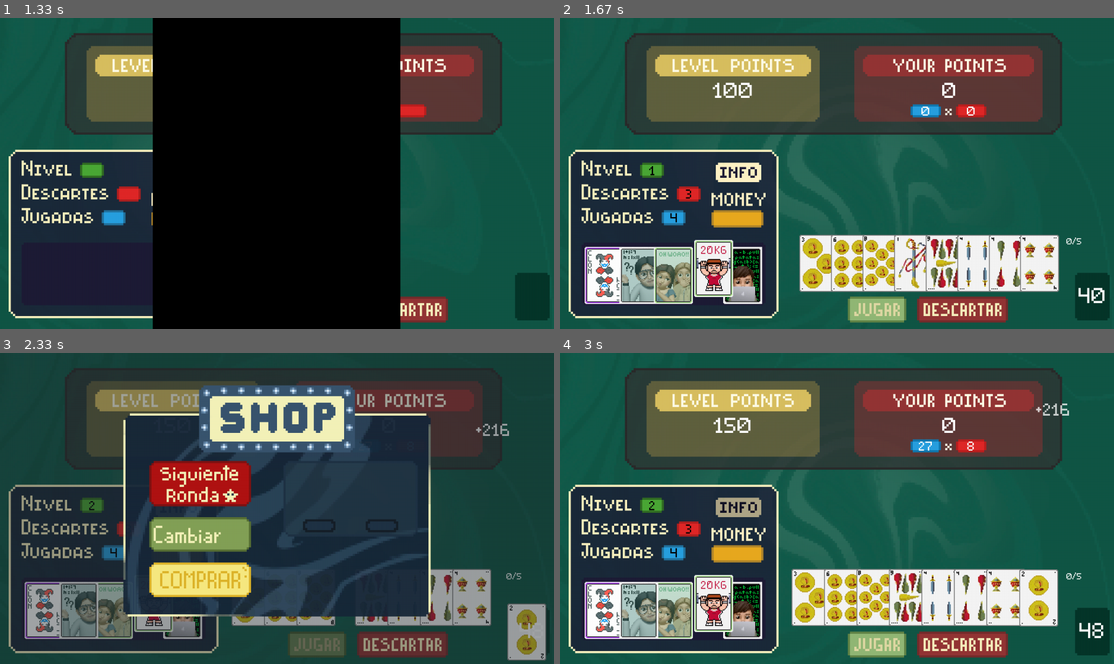
Above: before the commit, frames 1-4 (two rows, left to right).
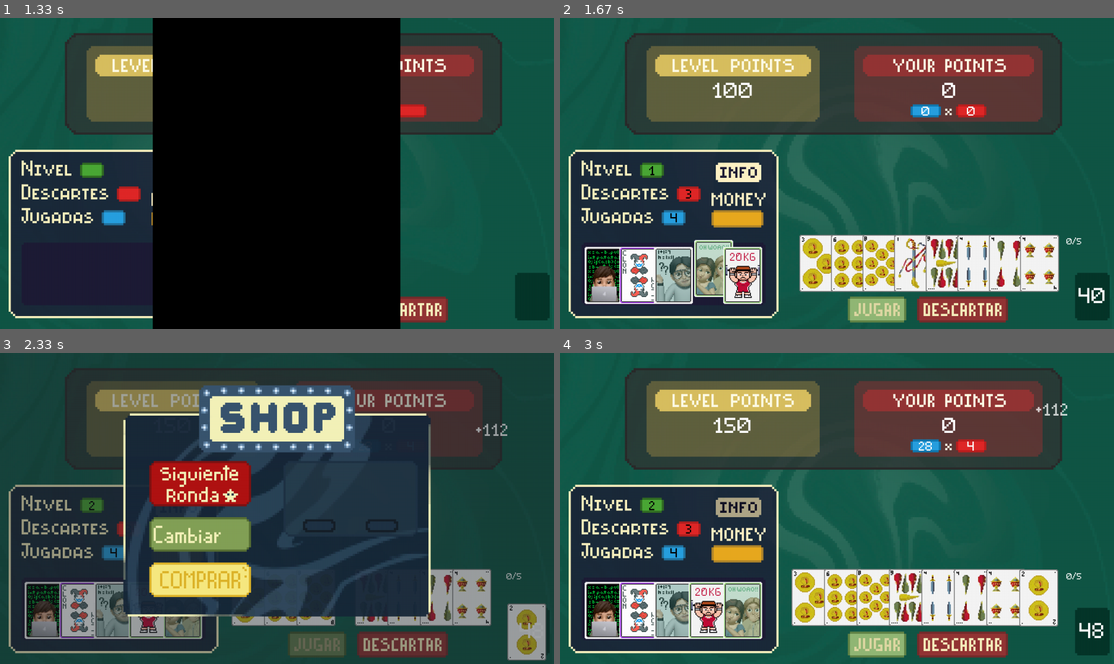
Above: after the commit, the same moments.

Repository: Hsandin7/Practica-TPA
Game: pygame game, started from main.py
Two runs of this game, one before a commit and one after it. Both use one fixed random seed, a clock stepped at 60 frames per second and the inputs below.
Inputs (mouse positions are in pixels of both pictures, inside the frame that each line leads up to):
- Up to frame 1 (1.33 s): press the mouse at (277, 288) at 0.37 s; move the mouse to (188, 207) at 0.47 s; release the mouse at (105, 126) at 0.6 s; press the mouse at (277, 288) at 1.2 s; move the mouse to (282, 248) at 1.3 s
- Up to frame 2 (1.67 s): release the mouse at (842, 204) at 1.43 s; press the mouse at (709, 276) at 1.53 s; move the mouse to (787, 176) at 1.63 s
- Up to frame 3 (2.33 s): release the mouse at (304, 415) at 1.77 s; press the mouse at (349, 595) at 1.87 s; move the mouse to (249, 573) at 1.97 s; release the mouse at (149, 548) at 2.1 s; click (315, 645) at 2.22 s
- Up to frame 4 (3 s): click (759, 483) at 2.55 s; press the mouse at (737, 508) at 2.87 s; move the mouse to (814, 449) at 2.97 s

Frame 1 is identical in both runs. In frame 2, 4.9% of the frame differs, in the area x 4-37%, y 72-93%; in frame 3, 3.4%; in frame 4, 5.4%, in the area x 4-92%, y 16-93%.

Commit message:
Comodines parcialmente acabados

Diff:
--- a/Clases/comodines.py
+++ b/Clases/comodines.py
@@ -85,7 +85,7 @@
 
 
 # Ahora mismo esta igual que la clase carta
-class Comodin(Boton,):
+class Comodin(Boton):
     def __init__(self, nombre):
         super().__init__(f"Graficos/Comodines/{nombre}.png", 0,0)
         self.nombre = nombre
@@ -104,21 +104,11 @@
             cartas_jugadas = []
 
         if self.nombre == "clon":
-            if comodines:
-                i = comodines.index(self)
-                if i>=0 and i < len(comodines)-1:
-                    comodin_clonado = comodines[i+1]
-
-                    return comodin_clonado.aplicar(mano, fichas, multi, dinero, cartas_jugadas, comodines)
-
-                else:
-                    return fichas, multi, dinero
-
-            else:
-                return fichas, multi, dinero
-
+            for d in reversed(comodines):
+                if d is not self:
+                    return d.aplicar(mano,fichas,multi,dinero,cartas_jugadas,comodines)
+            return fichas, multi, dinero
         efecto = efectos_comodin.get(self.nombre)
-
         if efecto is None:
             return fichas, multi, dinero
 
@@ -145,13 +135,14 @@
                     self.offset_y = self.rect.y - mouse_y
 
             elif e.type == pygame.MOUSEBUTTONUP and e.button == 1:
-                self.arrastrado = False
-                for o in lista_comodines:
-                    if o is not self and self.rect.colliderect(o.rect):
-                        i = lista_comodines.index(self)
-                        j = lista_comodines.index(o)
-                        lista_comodines[i], lista_comodines[j] = lista_comodines[j], lista_comodines[i]
-                        break
+                if self.arrastrado:
+                    self.arrastrado = False
+                    for o in lista_comodines:
+                        if o is not self and self.rect.colliderect(o.rect):
+                            i = lista_comodines.index(self)
+                            j = lista_comodines.index(o)
+                            lista_comodines[i], lista_comodines[j] = lista_comodines[j], lista_comodines[i]
+                            break
 
             elif e.type == pygame.MOUSEMOTION and self.arrastrado:
                 mouse_x, mouse_y = e.pos
@@ -160,6 +151,11 @@
                 self.x, self.y = self.rect.topleft
                 if limite_rect:
                     self.rect.clamp_ip(limite_rect)
+        base_x=257 - float((len(lista_comodines)-1) / 2) * 100
+        for i,c in enumerate(lista_comodines):
+            if not c.arrastrado:
+                c.rect.topleft=(base_x+i*80,530)
+                c.x,c.y=c.rect.topleft
 
 
 
--- a/Clases/jugador.py
+++ b/Clases/jugador.py
@@ -29,11 +29,11 @@
 
         self.mano = [self.mazo.robar() for _ in range(0,8)]
         self.comodines_mano=[
+            Comodin("programador"),
             Comodin("clon"),
             Comodin("matematico"),
             Comodin("doblete"),
-            Comodin("esteroides"),
-            Comodin("programador")
+            Comodin("esteroides")
         ]
 
         self._cartas_seleccionadas =    list()
@@ -94,9 +94,9 @@
         if self.comodines_mano:
             pos_x = 257 - float((len(self.comodines_mano)-1) / 2) * 100
             for comodin in self.comodines_mano:
-                if not comodin.arrastrado and comodin.rect.x == 0:
-                    comodin.rect.x = pos_x
-                    comodin.rect.y = 530
+                if not comodin.arrastrado:
+                    comodin.rect.topleft=(pos_x,530)
+                    comodin.x,comodin.y=comodin.rect.topleft
                 comodin.dibujar(screen)
                 pos_x += 80
 
@@ -140,7 +140,7 @@
                 dinero = self.dinero
 
                 for c in self.comodines_mano:
-                    fichas,multi,dinero=c.aplicar(self.mano,fichas,multi,dinero,self._cartas_jugadas, self.comodines_mano)
+                    fichas,multi,dinero=c.aplicar(self.mano,fichas,multi,dinero,self._cartas_jugadas, comodines=self.comodines_mano)
 
                 self.puntos_cartas=fichas
                 self.multiplicador=multi
